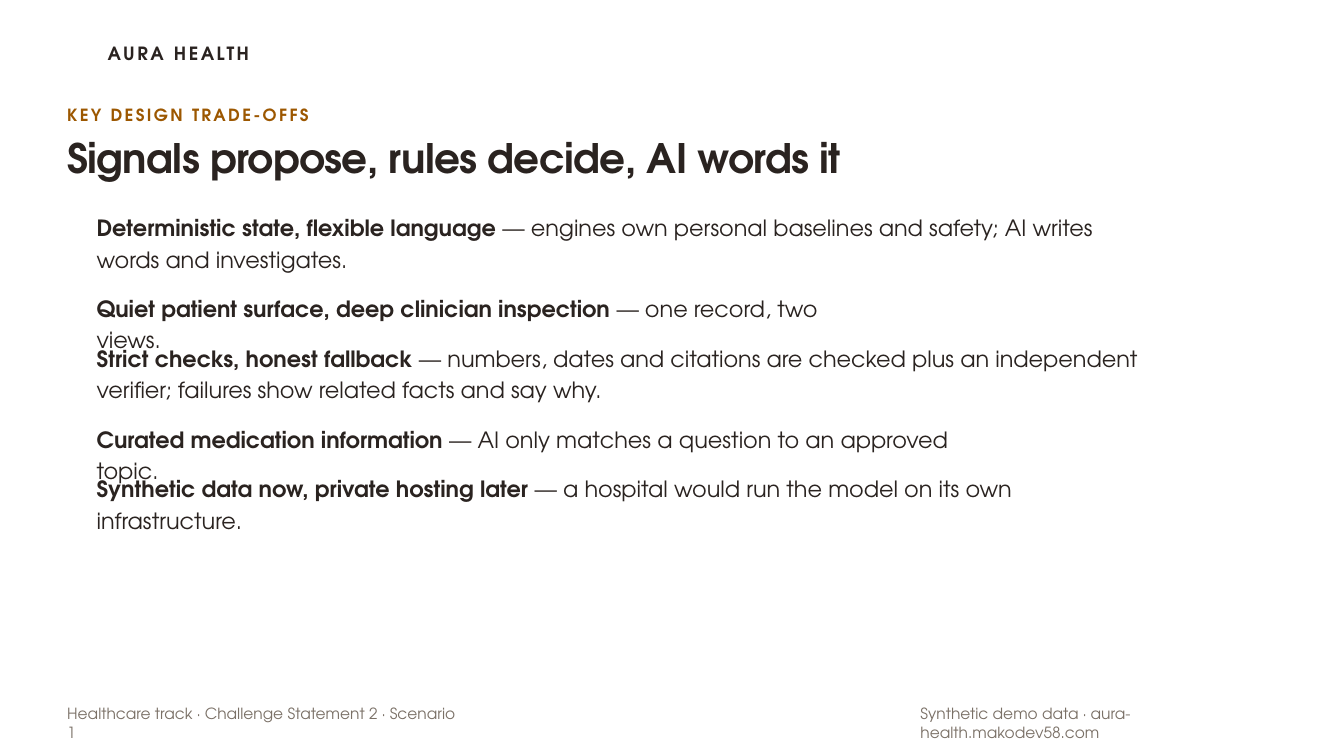
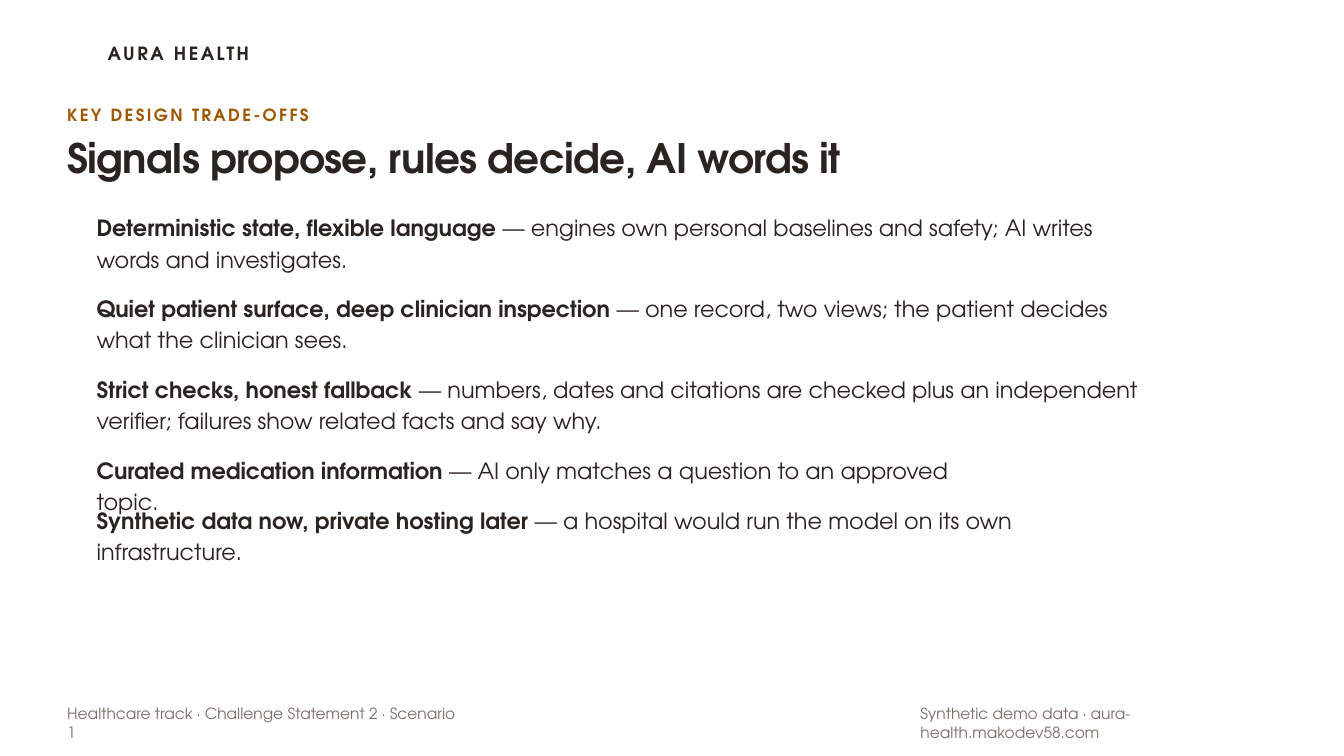
Before and after one commit to e8aura-makodev58/aura-health, a slide deck: slide 14 of docs/submission/assets/aura-health-deck.pptx. Drawn at 1344x756 pixels with LibreOffice and Linux fonts; fonts in the diff are those of the drawing; background and template pictures are left out. Boxes give left, top, right and bottom in pixels: in the first picture for what was removed or moved away, otherwise in the second. Text is boxed around its words. In the diff, an @@ line names an element or a change of style, - is before the commit and + after.

```diff
--- a/docs/submission/assets/aura-health-deck.pptx
+++ b/docs/submission/assets/aura-health-deck.pptx
@@ text at box(97, 300, 1107, 349): text changed; bold off @@
-Quiet patient surface, deep clinician inspection — one record, two views.
+Quiet patient surface, deep clinician inspection — one record, two views; the patient decides what the clinician sees.
@@ 3 texts: place and size @@
-3 texts at box(97, 342, 1137, 530)
+3 texts at box(97, 381, 1137, 561)
```
Also in this commit, not shown: 1 other slide changed, 21 other files.
